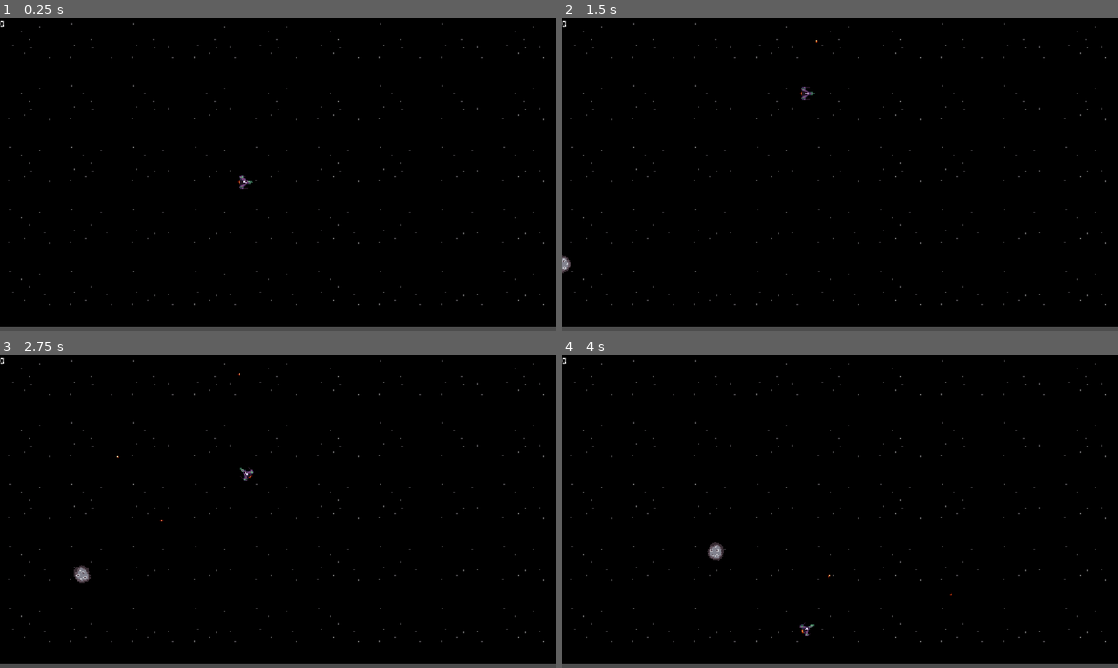
Above: before the commit, frames 1-4 (two rows, left to right).
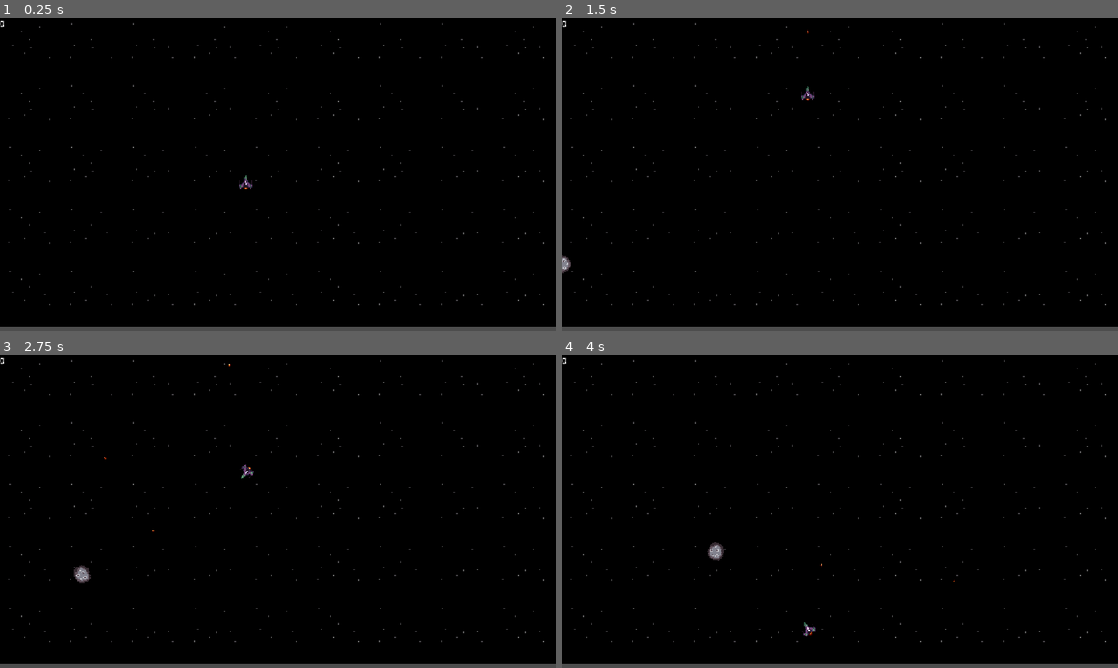
Above: after the commit, the same moments.

Repository: alanva36/vertex-godot-course-game
Game: Godot game, scene res://scenes/levels/main.tscn
Same seed, same stepped clock (60 frames per second), same inputs: the game is played once before the commit and once after it.
Inputs:
- Up to frame 1 (0.25 s): no input
- Up to frame 2 (1.5 s): tap Enter at 0.5 s; hold Space (player_shoot) 0.53-1.28 s; hold W (player_forward) from 0.53 s (still down); tap Space (player_shoot) at 1.35 s
- Up to frame 3 (2.75 s): release W (player_forward) at 2.03 s; hold A (player_left) from 2.03 s (still down); hold Space (player_shoot) from 2.03 s (still down)
- Up to frame 4 (4 s): keep holding A (player_left); release Space (player_shoot) at 2.78 s; tap Space (player_shoot) at 2.85 s; hold Space (player_shoot) from 3.53 s (still down)

The runs differ from the first frame. In frame 1, less than 0.1% of the frame differs, in the area x 42-46%, y 50-55%; in frame 2, less than 0.1%; in frame 3, less than 0.1%, in the area x 18-46%, y 2-57%; in frame 4, less than 0.1%.

Commit message:
Update player.tscn

Diff:
--- a/scenes/player/player.tscn
+++ b/scenes/player/player.tscn
@@ -16,11 +16,10 @@
 shape = SubResource("CircleShape2D_4m1fe")
 
 [node name="Sprite2D" type="Sprite2D" parent="." unique_id=1980694969]
-rotation = 1.5707964
 texture = ExtResource("3_gmlin")
 
 [node name="ShootPoint" type="Marker2D" parent="." unique_id=141089498]
-position = Vector2(19, 0)
+position = Vector2(0, -20)
 
 [node name="ShootTimer" type="Timer" parent="." unique_id=180048891]
 wait_time = 0.2
